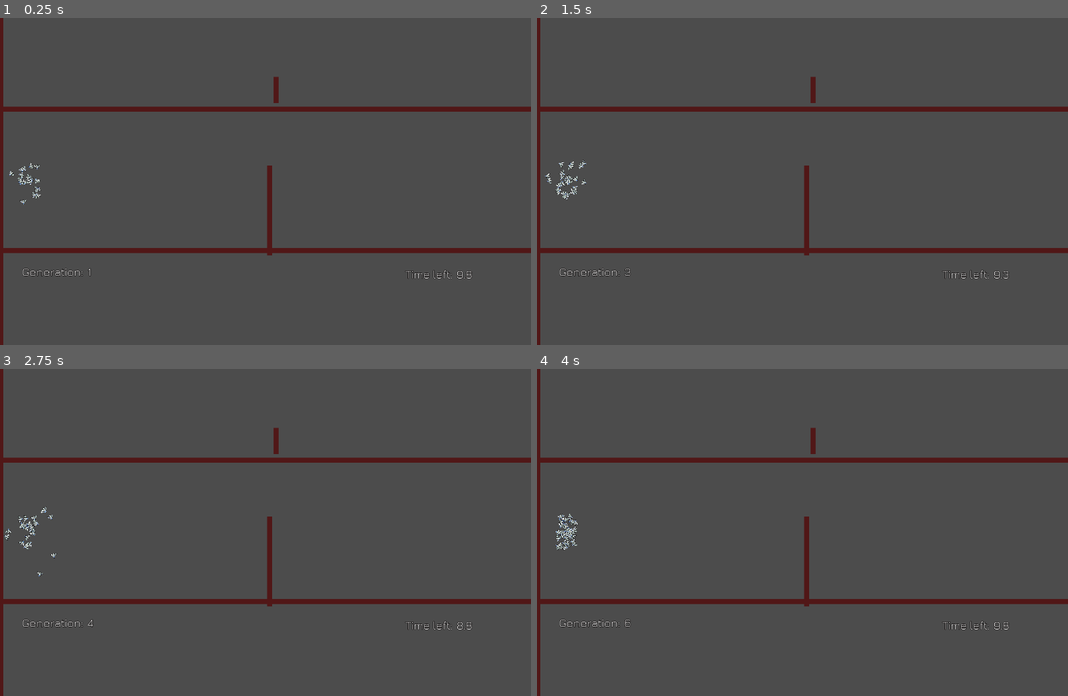
Above: before the commit, frames 1-4 (two rows, left to right).
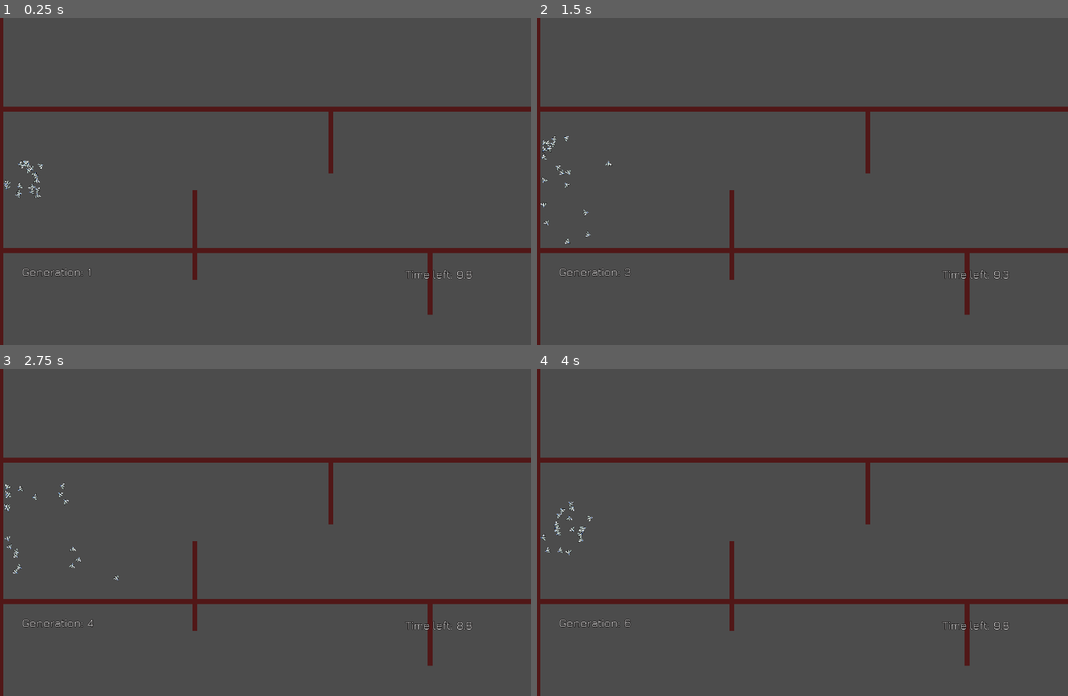
Above: after the commit, the same moments.

Repository: a0x77ry/plasmata
Game: Godot game, scene res://level1.tscn
Same seed, same stepped clock (60 frames per second), same inputs: the game is played once before the commit and once after it.
Inputs:
- Up to frame 1 (0.25 s): no input
- Up to frame 2 (1.5 s): tap Enter (ui_accept) at 0.5, 0.77 s
- Up to frame 3 (2.75 s): tap Enter (ui_accept) at 1.52 s
- Up to frame 4 (4 s): tap Enter (ui_accept) at 3.02, 3.77 s

The runs differ from the first frame. In frame 1, 1.2% of the frame differs, in the area x 0-82%, y 18-91%; in frame 2, 1.3%; in frame 3, 1.3%; in frame 4, 1.3%.

Commit message:
Add inputs: 3 raycasts

Diff:
--- a/agent.tscn
+++ b/agent.tscn
@@ -24,4 +24,19 @@
 [node name="Timer" type="Timer" parent="."]
 autostart = true
 
+[node name="ray_forward" type="RayCast2D" parent="."]
+enabled = true
+cast_to = Vector2( 200, 0 )
+collision_mask = 2
+
+[node name="ray_f_up" type="RayCast2D" parent="."]
+enabled = true
+cast_to = Vector2( 150, -100 )
+collision_mask = 2
+
+[node name="ray_f_down" type="RayCast2D" parent="."]
+enabled = true
+cast_to = Vector2( 150, 100 )
+collision_mask = 2
+
 [connection signal="timeout" from="Timer" to="." method="_on_Timer_timeout"]
--- a/level1.tscn
+++ b/level1.tscn
@@ -24,30 +24,42 @@
 [node name="Wall" parent="." instance=ExtResource( 2 )]
 position = Vector2( 477, 438 )
 scale = Vector2( -59.7816, 0.802072 )
+collision_layer = 3
 
 [node name="Wall2" parent="." instance=ExtResource( 2 )]
 position = Vector2( 511, 92 )
 scale = Vector2( -59.7816, 0.802072 )
+collision_layer = 3
 
 [node name="Wall3" parent="." instance=ExtResource( 2 )]
-position = Vector2( 660, 347 )
+position = Vector2( 477, 407 )
 rotation = 1.5708
 scale = Vector2( 6.88, 0.802 )
+collision_layer = 3
 
 [node name="Wall6" parent="." instance=ExtResource( 2 )]
-position = Vector2( 676, 47 )
+position = Vector2( 810, 177 )
 rotation = 1.5708
-scale = Vector2( 2, 0.802 )
+scale = Vector2( 4.8, 0.802 )
+collision_layer = 3
+
+[node name="Wall7" parent="." instance=ExtResource( 2 )]
+position = Vector2( 1053, 523 )
+rotation = 1.5708
+scale = Vector2( 4.8, 0.802 )
+collision_layer = 3
 
 [node name="Wall4" parent="." instance=ExtResource( 2 )]
 position = Vector2( 2, 273 )
 rotation = 1.5708
 scale = Vector2( -59.7816, 0.802072 )
+collision_layer = 3
 
 [node name="Wall5" parent="." instance=ExtResource( 2 )]
 position = Vector2( 2, 273 )
 rotation = 1.5708
 scale = Vector2( -59.7816, 0.802072 )
+collision_layer = 3
 
 [node name="SpawningArea" type="Area2D" parent="."]
 position = Vector2( 72, 266 )
--- a/scripts/agent.gd
+++ b/scripts/agent.gd
@@ -4,11 +4,15 @@
 # export (float) var rotation_speed = 3.0
 export (int) var speed = 50
 export (float) var rotation_speed = 1.0
-export (int) var number_of_hidden_nodes = 8
+export (int) var number_of_hidden_nodes = 10
 export (int) var level_width = 1300
 export (int) var level_height = 350
 
 const NN = preload("res://scripts/neural_network.gd")
+
+onready var ray_forward = get_node("ray_forward")
+onready var ray_f_up = get_node("ray_f_up")
+onready var ray_f_down = get_node("ray_f_down")
 
 var timer: Timer
 var nn_rotation := 0.0
@@ -23,6 +27,9 @@
   {"name": "time_since_birth"},
   {"name": "pos_x"},
   {"name": "pos_y"},
+  {"name": "ray_f_distance"},
+  {"name": "ray_f_up_distance"},
+  {"name": "ray_f_down_distance"},
 ]
 var nn_outputs = [
   {"name": "go_right"},
@@ -81,15 +88,35 @@
   var current_rot = get_rotation()
   # Normalized rotation in positive radians
   var newrot = (current_rot if current_rot > 0 else current_rot + TAU) / TAU
+  # var newrot = current_rot / PI
+  # var newrot = current_rot
   var invrot = 1 - newrot
   var time_since_birth = (timer.wait_time - timer.time_left) / timer.wait_time
   var norm_pos_x = global_position.x / level_width
   var norm_pos_y = global_position.y / level_height
-  # var newrot = current_rot / PI
-  # var newrot = current_rot
+
+  var ray_f_distance = 1.0
+  if ray_forward.is_colliding():
+    var distance = global_position.distance_to(ray_forward.get_collision_point())
+    ray_f_distance = distance / ray_forward.cast_to.x
+
+  var ray_f_up_distance = 1.0
+  if ray_f_up.is_colliding():
+    var distance = global_position.distance_to(ray_f_up.get_collision_point())
+    var ray_length = Vector2.ZERO.distance_to(Vector2(ray_f_up.cast_to.x, ray_f_up.cast_to.y))
+    ray_f_up_distance = distance / ray_length
+
+  var ray_f_down_distance = 1.0
+  if ray_f_down.is_colliding():
+    var distance = global_position.distance_to(ray_f_down.get_collision_point())
+    var ray_length = Vector2.ZERO.distance_to(Vector2(ray_f_down.cast_to.x, ray_f_up.cast_to.y))
+    ray_f_down_distance = distance / ray_length
+
+
   return {"rotation": newrot, "inverse_rotation": invrot,
       "time_since_birth": time_since_birth, "pos_x": norm_pos_x,
-      "pos_y": norm_pos_y}
+      "pos_y": norm_pos_y, "ray_f_distance": ray_f_distance,
+      "ray_f_up_distance": ray_f_up_distance, "ray_f_down_distance": ray_f_down_distance}
 
 
 func get_nn_controls(_nn: NN, sensor_input: Dictionary):
--- a/scripts/level1.gd
+++ b/scripts/level1.gd
@@ -1,7 +1,7 @@
 extends Node2D
 
 # const NUMBER_OF_SELECTED := 5
-const TARGET_POPULATION := 42
+const TARGET_POPULATION := 22
 
 onready var spawning_area = get_node("SpawningArea")
 onready var timer = get_node("Timer")
--- a/scripts/main.gd
+++ b/scripts/main.gd
@@ -3,7 +3,8 @@
 const NUMBER_OF_SELECTED := 10
 const MUTATION_RATE = 0.1
 const MUTATION_STANDARD_DEVIATION = 2.0
-const EXPECTED_MUTATED_GENES = 2.0
+const EXPECTED_MUTATED_GENES = 3.0
+const DEVIATION_FROM_PARENTS = 0.1
 
 var used_node_ids := []
 var genomes := [] # A list of genomes
@@ -68,8 +69,8 @@
   var crossovered_genome = couple_genomes[0].duplicate()
   for _i in range(number_of_offspring):
     for i in range(crossovered_genome["links"].size()):
-      var b = random.randfn(1.0, 0.2)
-      var c = random.randfn(1.0, 0.2)
+      var b = random.randfn(1.0, DEVIATION_FROM_PARENTS)
+      var c = random.randfn(1.0, DEVIATION_FROM_PARENTS)
       var offspring_link_weight_1: float
       var offspring_link_w_shift_1: float
       var offspring_link_weight_2: float
@@ -111,15 +112,15 @@
       check = false
       for link in genome["links"]:
         if random.randf() < EXPECTED_MUTATED_GENES / float(genome["links"].size()):
-          print("Weight Mutated")
-          print("Original: %s" % link["weight"])
+          # print("Weight Mutated")
+          # print("Original: %s" % link["weight"])
           link["weight"] = random.randfn(link["weight"], MUTATION_STANDARD_DEVIATION)
-          print("Mutated: %s" % link["weight"])
+          # print("Mutated: %s" % link["weight"])
         if random.randf() < EXPECTED_MUTATED_GENES / float(genome["links"].size()):
-          print("Weight Shift Mutated")
-          print("Original: %s" % link["w_shift"])
+          # print("Weight Shift Mutated")
+          # print("Original: %s" % link["w_shift"])
           link["w_shift"] = random.randfn(link["w_shift"], MUTATION_STANDARD_DEVIATION)
-          print("Mutated: %s" % link["w_shift"])
+          # print("Mutated: %s" % link["w_shift"])
 
   if check:
     for i in parent_genomes.size():
